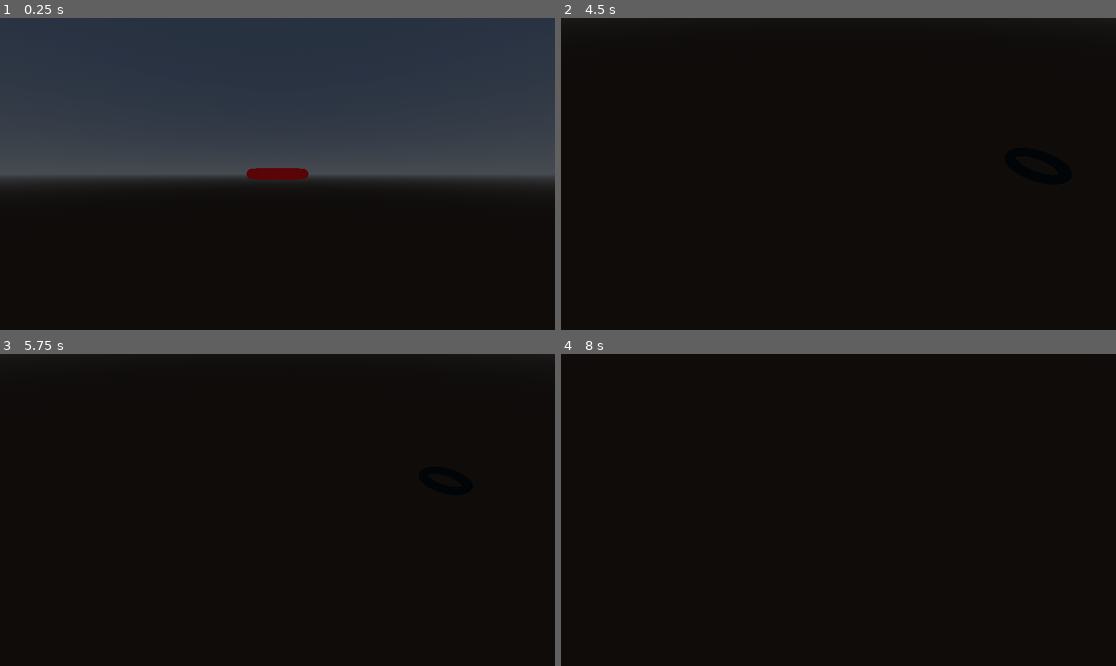
Above: before the commit, frames 1-4 (two rows, left to right).
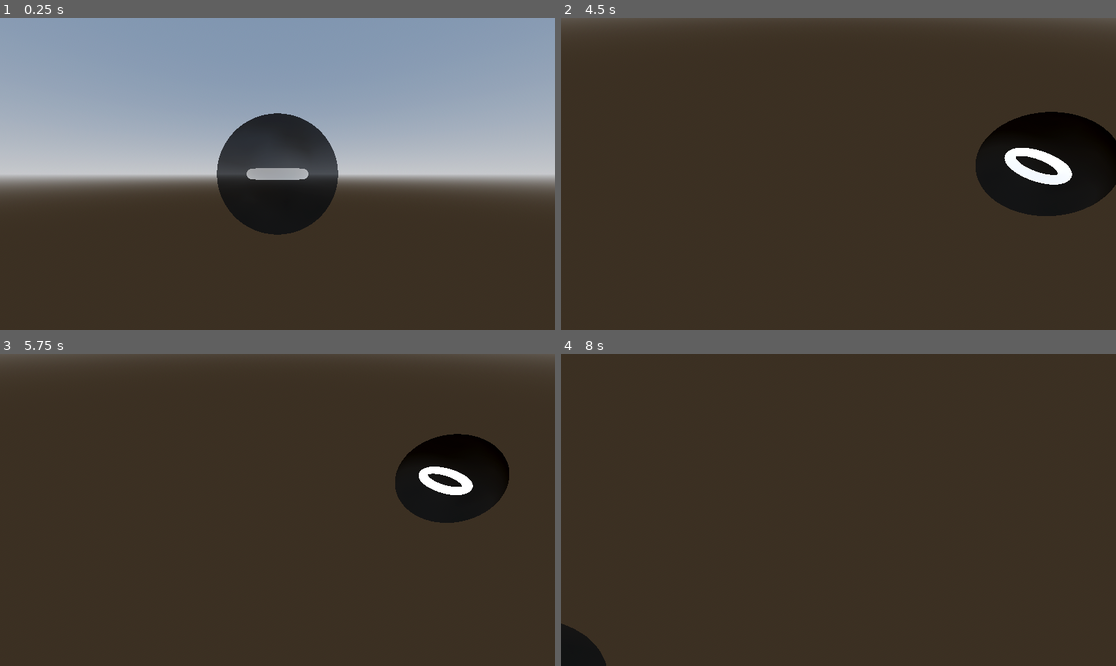
Above: after the commit, the same moments.

Repository: samhunt404/ray-marching
Game: Godot game, scene res://main.tscn
Two runs of this game, one before a commit and one after it. Both use one fixed random seed, a clock stepped at 60 frames per second and the inputs below. The project has no main scene, so this scene is started directly.
Inputs (mouse positions are in pixels of both pictures, inside the frame that each line leads up to):
- Up to frame 1 (0.25 s): no input
- Up to frame 2 (4.5 s): tap Enter at 0.5, 2.75, 4.25 s; move the mouse to (960, 158) at 0.52 s; hold D (right) 0.53-1.28 s; hold Right mouse button (Hold_Control) 0.53-1.28 s; move the mouse to (810, 174) at 1.27 s; hold W (forward) 1.28-2.03 s; right-click (810, 174) at 1.35 s; tap Space at 2, 3.5 s; move the mouse to (894, 105) at 2.02 s; hold D (right) 2.03-2.78 s; hold Right mouse button (Hold_Control) 2.03-2.78 s; move the mouse to (832, 180) at 2.77 s; hold W (forward) 2.78-3.53 s; right-click (832, 180) at 2.85 s; move the mouse to (1005, 220) at 3.52 s; hold A (left) 3.53-4.28 s; hold Right mouse button (Hold_Control) 3.53-4.28 s; move the mouse to (794, 170) at 4.27 s; hold W (forward) from 4.28 s (still down); right-click (794, 170) at 4.35 s
- Up to frame 3 (5.75 s): move the mouse to (305, 510) at 5.02 s; release W (forward) at 5.03 s; hold S (backward) from 5.03 s (still down); hold Right mouse button (Hold_Control) from 5.03 s (still down)
- Up to frame 4 (8 s): move the mouse to (816, 503) at 5.77 s; release S (backward) at 5.78 s; release Right mouse button (Hold_Control) at 5.78 s; hold D (right) 5.78-6.53 s; right-click (816, 503) at 5.85 s; move the mouse to (960, 494) at 6.52 s; hold Right mouse button (Hold_Control) 6.53-7.28 s; hold W (forward) from 6.53 s (still down); tap Space at 7.25 s; move the mouse to (810, 510) at 7.27 s; right-click (810, 510) at 7.35 s

The runs differ from the first frame. In frame 1, 95% of the frame differs, in the area x 0-100%, y 0-100%; in frame 2, 94%; in frame 3, 96%; in frame 4, 99%.

Commit message:
fix raymarch initial position and direction

Diff:
--- a/RayMarch.gdshader
+++ b/RayMarch.gdshader
@@ -1,6 +1,7 @@
 shader_type spatial;
 
-uniform int stepCount = 1000;
+uniform int stepCount = 1;
+uniform sampler2D debugRainbow;
 uniform sampler2D depth_texture : hint_depth_texture;
 uniform sampler2D scene_texture : hint_screen_texture;
 varying vec3 position;
@@ -19,7 +20,7 @@
 	return adj - scale;
 }
 void vertex() {
-	POSITION = vec4(VERTEX,1.0);
+	//POSITION = vec4(VERTEX,1.0);
 	position = (MODEL_MATRIX * vec4(VERTEX,1.0)).xyz;
 }
 
@@ -36,32 +37,27 @@
 	vec3 view_dir = normalize(obj_position - cam_pos);
 
 	//get current position of pixel in world space
-	vec3 pixel_position = world_pos;
+	vec3 pixel_position = CAMERA_POSITION_WORLD;
 	////set alpha to 0 initially
-	ALBEDO = texture(scene_texture,SCREEN_UV).rgb;
 	int currStep = 0;
 	float trueDepth = 0.0;
 	for(int i = 0;i<stepCount;i++)
 	{
 		float sd = sdTorus(pixel_position,vec2(0.5,0.1));
+		bool overshot = sd > 10000.0; //arbitrarily large value
+		bool undershot = abs(sd) < 0.001; //arbitrarily small value
+		float shouldEnd = float(!(overshot || undershot)); //1 if chill, 0 if not
+
+		vec3 color = vec3(trueDepth * 0.1);
+		//weird way of doing a shader-style
+		ALBEDO = float(undershot) * (color)  + float(!undershot) * texture(scene_texture,SCREEN_UV).rgb;
+
 		//pixel_position +=  -(INV_VIEW_MATRIX * vec4(VIEW,1.0)).xyz * 0.001;
-		pixel_position +=  -view_dir * sd;
-		trueDepth += sd;
+		pixel_position +=  view_dir * sd * shouldEnd;
+		trueDepth += sd * shouldEnd;
 		//pixel_position += -(INV_VIEW_MATRIX * vec4(VIEW,1.0)).xyz * sd;
 		currStep ++;
-		//don't continue if you've overshot
-		if(sd > 10000.0)
-		{
-			//this may cause performance loss with fragments having differing loop sizes
-			//typically shaders don't like branching logic
-			break;
-		}
-		if(abs(sd) < 0.001)
-		{
-			//this may cause performance loss with fragments having differing loop sizes
-			ALBEDO = vec3(1.0,0.0,0.0) - vec3(trueDepth/5000.0);
-			break;
-		}
+
 	}
 }
 
--- a/main.tscn
+++ b/main.tscn
@@ -16,14 +16,21 @@
 tonemap_mode = 2
 glow_enabled = true
 
+[sub_resource type="Gradient" id="Gradient_ckurg"]
+offsets = PackedFloat32Array(0, 0.249169, 0.496678, 0.719269, 1)
+colors = PackedColorArray(1, 0, 0, 1, 1, 1, 0, 1, 0, 1, 0, 1, 0, 0.968627, 1, 1, 0, 0, 1, 1)
+
+[sub_resource type="GradientTexture1D" id="GradientTexture1D_y08wr"]
+gradient = SubResource("Gradient_ckurg")
+
 [sub_resource type="ShaderMaterial" id="ShaderMaterial_ofkpr"]
 render_priority = 0
 shader = ExtResource("1_eaepd")
-shader_parameter/stepCount = 1000
+shader_parameter/stepCount = 259
+shader_parameter/debugRainbow = SubResource("GradientTexture1D_y08wr")
 
-[sub_resource type="QuadMesh" id="QuadMesh_hw68g"]
+[sub_resource type="SphereMesh" id="SphereMesh_x67oh"]
 flip_faces = true
-size = Vector2(2, 2)
 
 [node name="Main" type="Node3D"]
 
@@ -40,6 +47,6 @@
 script = ExtResource("1_jayw3")
 
 [node name="MeshInstance3D" type="MeshInstance3D" parent="."]
-transform = Transform3D(1, 0, 0, 0, 1, 0, 0, 0, 1, 0, 0, 0)
+transform = Transform3D(2.285, 0, 0, 0, 2.285, 0, 0, 0, 2.285, 0, 0, 0)
 material_override = SubResource("ShaderMaterial_ofkpr")
-mesh = SubResource("QuadMesh_hw68g")
+mesh = SubResource("SphereMesh_x67oh")
Not shown: 1 places in main.tscn that only renumber resources
